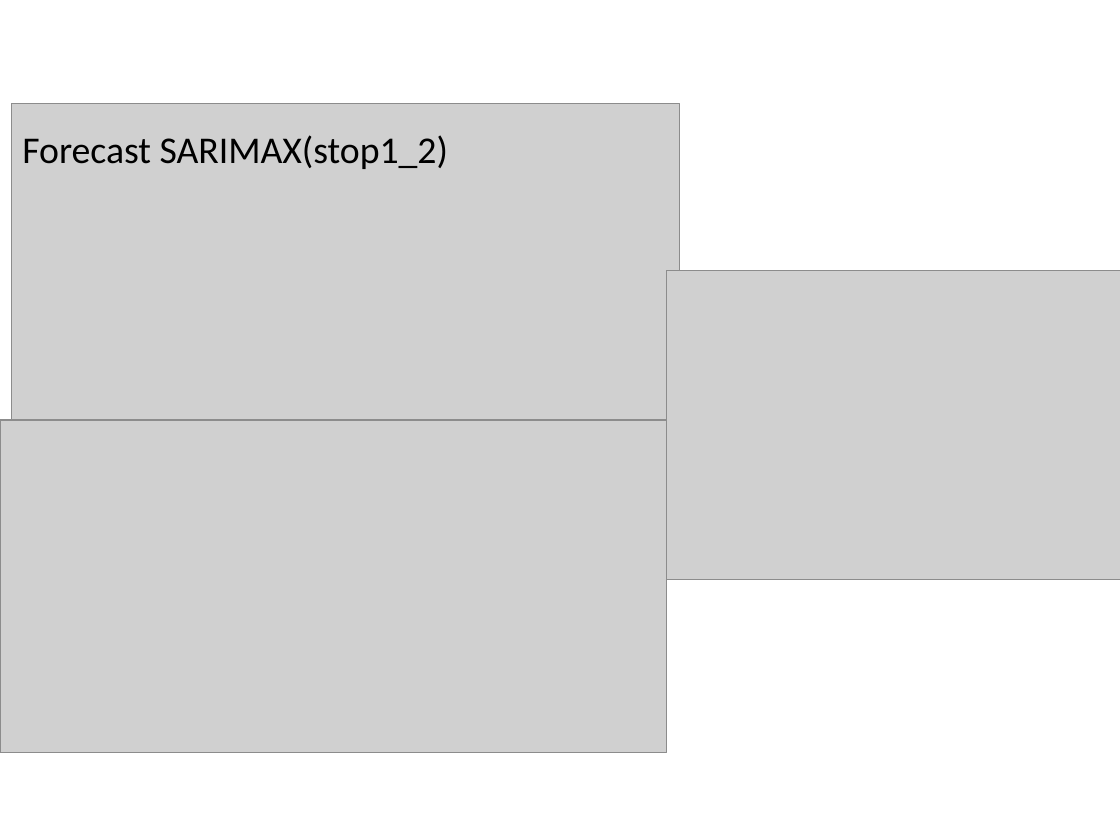
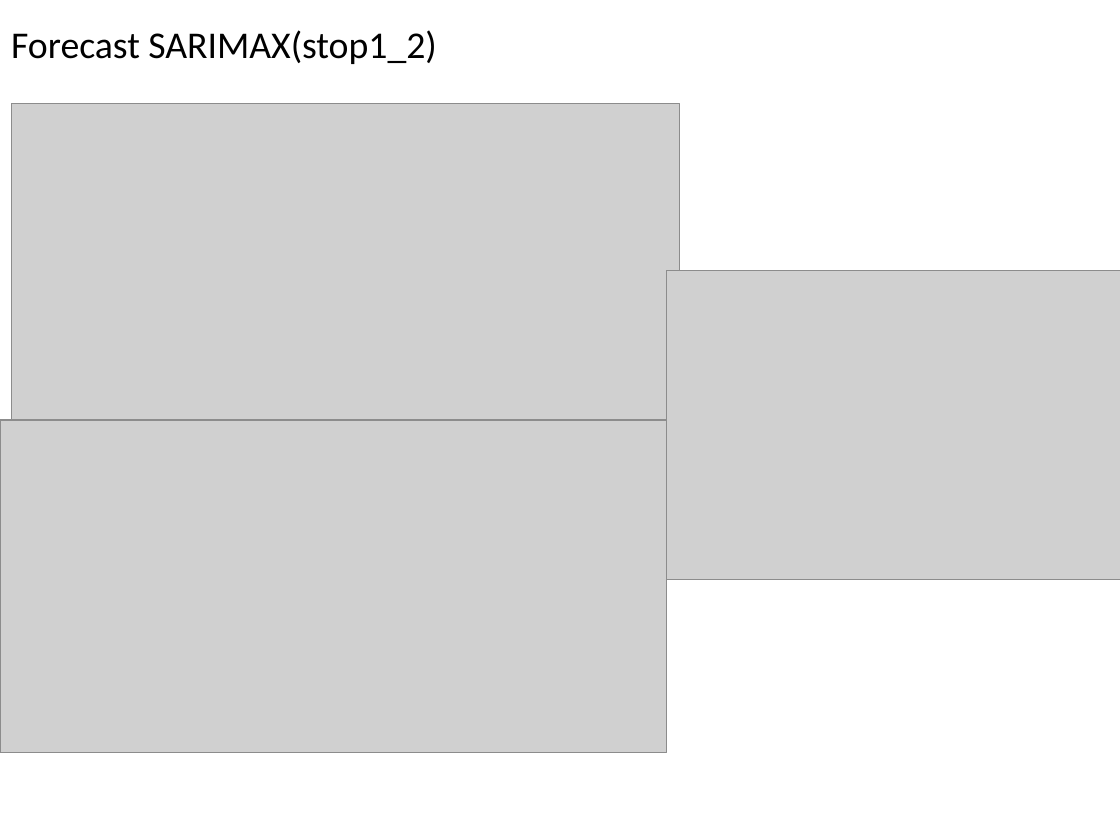
Before and after one commit to mic00s/Summer-School-2023, a slide deck: slide 14 of case.solution_2.pptx (slide 12 before the commit). Drawn at 1120x840 pixels with LibreOffice and Linux fonts; fonts in the diff are those of the drawing; grey boxes stand for pictures. Boxes give left, top, right and bottom in pixels: in the first picture for what was removed or moved away, otherwise in the second. Text is boxed around its words. In the diff, an @@ line names an element or a change of style, - is before the commit and + after.

```diff
--- a/case.solution_2.pptx
+++ b/case.solution_2.pptx
@@ title "Forecast SARIMAX(stop1_2)": place and size @@
-title "Forecast SARIMAX(stop1_2)" at [22, 135, 448, 169]
+title "Forecast SARIMAX(stop1_2)" at [11, 30, 436, 64]
```
Also in this commit, not shown: 5 other slides changed, 5 slides added, 3 slides removed.
